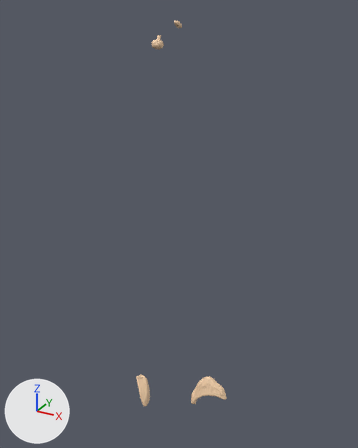
The glTF model public/models/endocrino.glb as it was, and as the next commit left it.
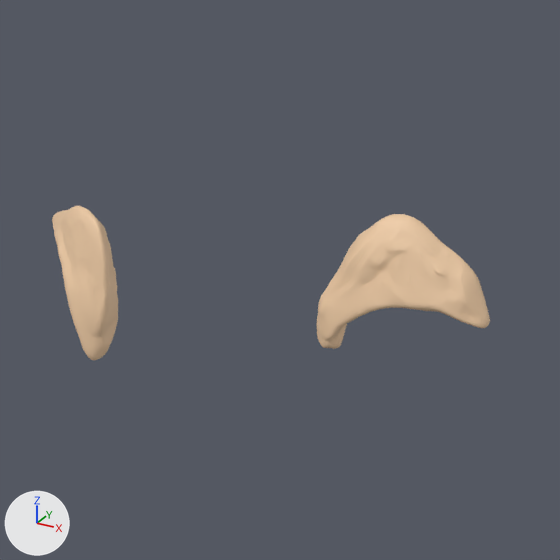
The first picture shows the older version from a camera (50 mm lens) standing at (0.267, -0.549, 1.562) and looking at (0.004, -0.07, 1.322). The close-ups show the older and then the newer version on the part from 35% to 67% of the width and 74% to 100% of the height of that picture. Only the edits that show in the close-ups are written down. The lights are fixed; the arrows at lower left show +X, +Y and +Z. Where no turn or scale is listed for an object, it has been applied to the vertices.

Objects in the first close-up: 'glandula-suprarrenal-d', 'glandula-suprarrenal-i'.
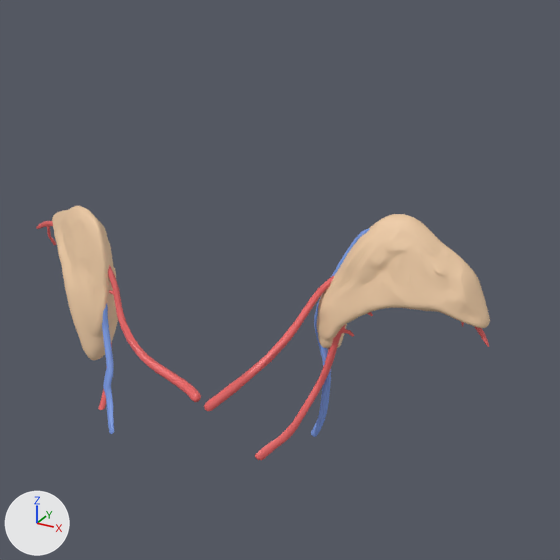
Pixel boxes (x1, y1, x2, y2) of what changed, in the close-ups (560 x 560 px):
'arteria-suprarrenal-media-i', added
    after: (204, 276, 334, 411)
'arteria-suprarrenal-media-d', added
    after: (108, 265, 201, 402)
'arteria-suprarrenal-inferior-i', added
    after: (255, 312, 489, 460)
'vena-suprarrenal-i', added
    after: (311, 228, 370, 437)
'vena-suprarrenal-d', added (blue)
    after: (102, 304, 114, 434)
'arteria-suprarrenal-inferior-d', added
    after: (36, 221, 112, 410)

Edits to the bpy script that builds the scene:
```text
Add mat_vena:
    mat_vena = principled_material('vena')
    mat_vena.base_color = (0.2, 0.33, 0.78)  # blue #7c9be5
    mat_vena.roughness = 0.45
Add mat_arteria:
    mat_arteria = principled_material('arteria')
    mat_arteria.base_color = (0.82, 0.13, 0.13)  # red #ea6565
    mat_arteria.roughness = 0.45
Add me_vena_suprarrenal_i:
    me_vena_suprarrenal_i.from_pydata(...)  # 339 vertices, 674 faces; spans x -0.0086..0.0086, y -0.0097..0.0097, z -0.0327..0.0327
    me_vena_suprarrenal_i.materials.append(mat_vena)  # blue #7c9be5
Add me_vena_suprarrenal_d:
    me_vena_suprarrenal_d.from_pydata(...)  # 306 vertices, 608 faces; spans x -0.0136..0.0136, y -0.0139..0.0139, z -0.0247..0.0247
    me_vena_suprarrenal_d.materials.append(mat_vena)  # blue #7c9be5
Add me_arteria_suprarrenal_inferior_i:
    me_arteria_suprarrenal_inferior_i.from_pydata(...)  # 481 vertices, 953 faces; spans x -0.0269..0.0269, y -0.019..0.019, z -0.024..0.024
    me_arteria_suprarrenal_inferior_i.materials.append(mat_arteria)  # red #ea6565
Add me_arteria_suprarrenal_inferior_d:
    me_arteria_suprarrenal_inferior_d.from_pydata(...)  # 379 vertices, 754 faces; spans x -0.0202..0.0202, y -0.0141..0.0141, z -0.0206..0.0206
    me_arteria_suprarrenal_inferior_d.materials.append(mat_arteria)  # red #ea6565
Add me_arteria_suprarrenal_media_i:
    me_arteria_suprarrenal_media_i.from_pydata(...)  # 278 vertices, 552 faces; spans x -0.0249..0.0249, y -0.0229..0.0229, z -0.0205..0.0205
    me_arteria_suprarrenal_media_i.materials.append(mat_arteria)  # red #ea6565
Add me_arteria_suprarrenal_media_d:
    me_arteria_suprarrenal_media_d.from_pydata(...)  # 329 vertices, 654 faces; spans x -0.0308..0.0308, y -0.0151..0.0151, z -0.0117..0.0117
    me_arteria_suprarrenal_media_d.materials.append(mat_arteria)  # red #ea6565
Add ob_vena_suprarrenal_i:
    ob_vena_suprarrenal_i = bpy.data.objects.new('vena-suprarrenal-i', me_vena_suprarrenal_i)
    ob_vena_suprarrenal_i.location = (0.0355, -0.0795, 1.0703)
Add ob_vena_suprarrenal_d:
    ob_vena_suprarrenal_d = bpy.data.objects.new('vena-suprarrenal-d', me_vena_suprarrenal_d)
    ob_vena_suprarrenal_d.location = (-0.032, -0.1017, 1.062)
Add ob_arteria_suprarrenal_inferior_i:
    ob_arteria_suprarrenal_inferior_i = bpy.data.objects.new('arteria-suprarrenal-inferior-i', me_arteria_suprarrenal_inferior_i)
    ob_arteria_suprarrenal_inferior_i.location = (0.0491, -0.0875, 1.0642)
Add ob_arteria_suprarrenal_inferior_d:
    ob_arteria_suprarrenal_inferior_d = bpy.data.objects.new('arteria-suprarrenal-inferior-d', me_arteria_suprarrenal_inferior_d)
    ob_arteria_suprarrenal_inferior_d.location = (-0.0499, -0.0896, 1.0509)
Add ob_arteria_suprarrenal_media_i:
    ob_arteria_suprarrenal_media_i = bpy.data.objects.new('arteria-suprarrenal-media-i', me_arteria_suprarrenal_media_i)
    ob_arteria_suprarrenal_media_i.location = (0.0336, -0.089, 1.0768)
Add ob_arteria_suprarrenal_media_d:
    ob_arteria_suprarrenal_media_d = bpy.data.objects.new('arteria-suprarrenal-media-d', me_arteria_suprarrenal_media_d)
    ob_arteria_suprarrenal_media_d.location = (-0.0242, -0.0957, 1.067)
```
